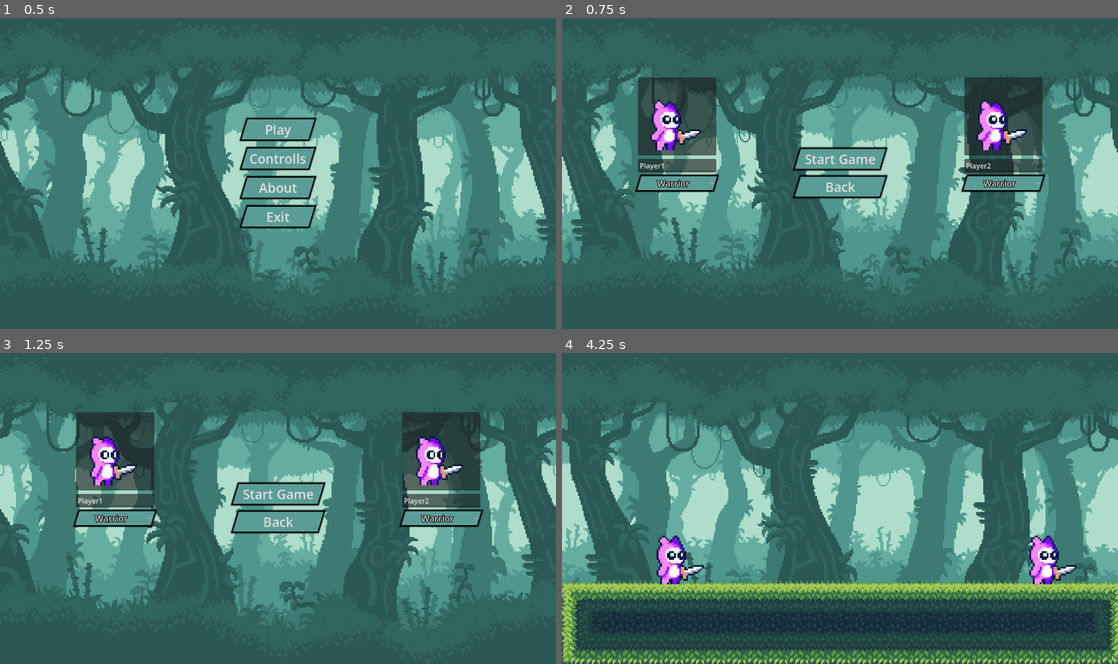
Above: before the commit, frames 1-4 (two rows, left to right).
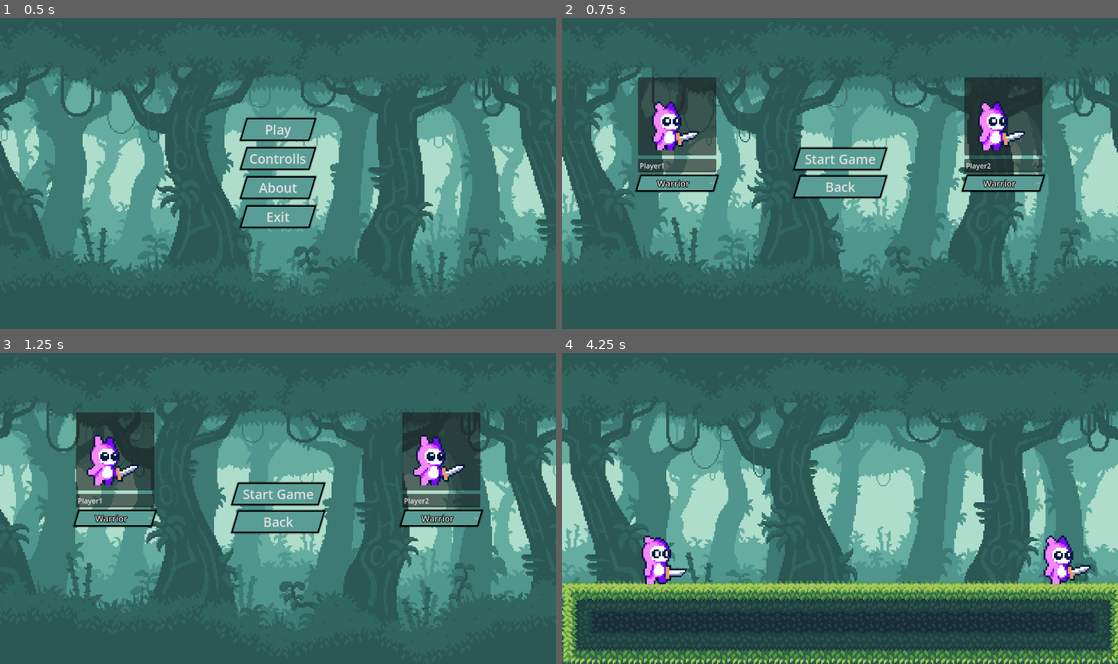
Above: after the commit, the same moments.

Repository: ParmarManthanrajsinh/Godot_4_game_Pookie_Fighters
Game: Godot game, scene res://scene/main_menu.tscn
The game is run twice, just before and just after one commit, with the same random seed, the same clock (stepped at 60 frames per second) and the same inputs.
Inputs:
- Up to frame 1 (0.5 s): no input
- Up to frame 2 (0.75 s): click "Play" at 0.5 s
- Up to frame 3 (1.25 s): no input
- Up to frame 4 (4.25 s): click "Start Game" at 1.25 s; hold A (P1_move_right) 2.03-3.53 s; tap Right (P2_move_left) at 2.1, 3.6 s; tap W (P1_jump) at 2.27, 3.02 s; tap Left (P2_move_right) at 2.85 s; hold D (P1_move_left) from 3.53 s (still down)

Frame 1 is identical in both runs. In frame 2, 0.8% of the frame differs, in the area x 15-84%, y 26-42%; in frame 3, 0.8%; in frame 4, 2.3%, in the area x 14-96%, y 58-75%.

Commit message:
Added Player Animation
only added warrior  animation

Diff:
--- a/Script/Player_selection.gd
+++ b/Script/Player_selection.gd
@@ -8,10 +8,10 @@
 	# Initialize starting selected character
 	var warr1 = warrier.instantiate()
 	get_node("Player1/Panel").add_child(warr1)
-	warr1.play()
+	warr1.play("Idle")
 	var warr2 = warrier.instantiate()
 	get_node("Player2/Panel").add_child(warr2)
-	warr2.play()
+	warr2.play("Idle")
 
 func _on_player_1_type_item_selected(index) -> void:
 	# Setting the player1_type for character properties in the player1 scene
@@ -27,15 +27,15 @@
 		0:
 			var warr = warrier.instantiate()
 			get_node("Player1/Panel").add_child(warr)
-			warr.play()
+			warr.play("Idle")
 		1:
 			var spee = speedster.instantiate()
 			get_node("Player1/Panel").add_child(spee)
-			spee.play()
+			spee.play("Idle")
 		2:
 			var ta = tank.instantiate()
 			get_node("Player1/Panel").add_child(ta)
-			ta.play()
+			ta.play("Idle")
 
 
 func _on_player_2_type_item_selected(index) -> void:
@@ -52,15 +52,15 @@
 		0:
 			var warr = warrier.instantiate()
 			get_node("Player2/Panel").add_child(warr)
-			warr.play()
+			warr.play("Idle")
 		1:
 			var spee = speedster.instantiate()
 			get_node("Player2/Panel").add_child(spee)
-			spee.play()
+			spee.play("Idle")
 		2:
 			var ta = tank.instantiate()
 			get_node("Player2/Panel").add_child(ta)
-			ta.play()
+			ta.play("Idle")
 
 func _on_back_pressed() -> void:
 	# Send back to the main scene
--- a/Script/player_1.gd
+++ b/Script/player_1.gd
@@ -2,6 +2,7 @@
 
 
 const SPEED = 300.0
+const ACCELERATION = 250.0
 const JUMP_VELOCITY = -400.0
 
 # Get the gravity from the project settings to be synced with RigidBody nodes.
@@ -47,12 +48,25 @@
 	if direction == 1:
 		type.flip_h = false
 		type.offset.x = 0
-		velocity.x = direction * SPEED
+		velocity.x = direction * ACCELERATION
 	elif direction == -1:
 		type.flip_h = true
 		type.offset.x = -12
-		velocity.x = direction * SPEED
+		velocity.x = direction * ACCELERATION
 	else:
-		velocity.x = move_toward(velocity.x, 0, SPEED)
+		velocity.x = lerp(velocity.x,0.0,0.1)
 
+	# Play the correct animation based on the state.
+	if is_on_floor():
+		if int(abs(velocity.x)) > 0:  # Only play "Walk" if moving horizontally.
+			type.play("Walk")
+		else:
+			type.play("Idle")
+	else:
+		if velocity.y < 0:  # Jumping upward.
+			type.play("Jump")
+		else:  # Falling downward.
+			type.play("Fall")
+
+	velocity.x = clamp(velocity.x,-SPEED,SPEED)
 	move_and_slide()
--- a/Script/player_2.gd
+++ b/Script/player_2.gd
@@ -2,6 +2,7 @@
 
 
 const SPEED = 300.0
+const ACCELERATION = 250.0
 const JUMP_VELOCITY = -400.0
 
 # Get the gravity from the project settings to be synced with RigidBody nodes.
@@ -53,12 +54,25 @@
 	if direction == 1:
 		type.flip_h = false
 		type.offset.x = 0
-		velocity.x = direction * SPEED
+		velocity.x = direction * ACCELERATION
 	elif direction == -1:
 		type.flip_h = true
 		type.offset.x = -12
-		velocity.x = direction * SPEED
+		velocity.x = direction * ACCELERATION
 	else:
-		velocity.x = move_toward(velocity.x, 0, SPEED)
+		velocity.x = lerp(velocity.x,0.0,0.1)
 
+	# Play the correct animation based on the state.
+	if is_on_floor():
+		if int(abs(velocity.x)) > 0:  # Only play "Walk" if moving horizontally.
+			type.play("Walk")
+		else:
+			type.play("Idle")
+	else:
+		if velocity.y < 0:  # Jumping upward.
+			type.play("Jump")
+		else:  # Falling downward.
+			type.play("Fall")
+
+	velocity.x = clamp(velocity.x,-SPEED,SPEED)
 	move_and_slide()
--- a/scene/warrier.tscn
+++ b/scene/warrier.tscn
@@ -1,6 +1,24 @@
-[gd_scene load_steps=7 format=3 uid="uid://btu17ywuq44jy"]
+[gd_scene load_steps=23 format=3 uid="uid://btu17ywuq44jy"]
 
+[ext_resource type="Texture2D" uid="uid://c1538yfu4s2g7" path="res://Asset/character_1/Jump.png" id="1_dk6q3"]
 [ext_resource type="Texture2D" uid="uid://7no02yoc1l2r" path="res://Asset/character_1/Idle.png" id="1_ld062"]
+[ext_resource type="Texture2D" uid="uid://dxxgmm1ittlt0" path="res://Asset/character_1/Walk.png" id="3_pt3b5"]
+
+[sub_resource type="AtlasTexture" id="AtlasTexture_1aewt"]
+atlas = ExtResource("1_dk6q3")
+region = Rect2(168, 0, 42, 42)
+
+[sub_resource type="AtlasTexture" id="AtlasTexture_ch45j"]
+atlas = ExtResource("1_dk6q3")
+region = Rect2(210, 0, 42, 42)
+
+[sub_resource type="AtlasTexture" id="AtlasTexture_dxa8i"]
+atlas = ExtResource("1_dk6q3")
+region = Rect2(252, 0, 42, 42)
+
+[sub_resource type="AtlasTexture" id="AtlasTexture_72yw8"]
+atlas = ExtResource("1_dk6q3")
+region = Rect2(294, 0, 42, 42)
 
 [sub_resource type="AtlasTexture" id="AtlasTexture_i1pef"]
 atlas = ExtResource("1_ld062")
@@ -18,8 +36,65 @@
 atlas = ExtResource("1_ld062")
 region = Rect2(126, 0, 42, 42)
 
+[sub_resource type="AtlasTexture" id="AtlasTexture_uqkj5"]
+atlas = ExtResource("1_dk6q3")
+region = Rect2(0, 0, 42, 42)
+
+[sub_resource type="AtlasTexture" id="AtlasTexture_gqxte"]
+atlas = ExtResource("1_dk6q3")
+region = Rect2(42, 0, 42, 42)
+
+[sub_resource type="AtlasTexture" id="AtlasTexture_24fcd"]
+atlas = ExtResource("1_dk6q3")
+region = Rect2(84, 0, 42, 42)
+
+[sub_resource type="AtlasTexture" id="AtlasTexture_o0hqd"]
+atlas = ExtResource("1_dk6q3")
+region = Rect2(126, 0, 42, 42)
+
+[sub_resource type="AtlasTexture" id="AtlasTexture_spxjo"]
+atlas = ExtResource("3_pt3b5")
+region = Rect2(0, 0, 42, 42)
+
+[sub_resource type="AtlasTexture" id="AtlasTexture_6so5b"]
+atlas = ExtResource("3_pt3b5")
+region = Rect2(42, 0, 42, 42)
+
+[sub_resource type="AtlasTexture" id="AtlasTexture_bhyi3"]
+atlas = ExtResource("3_pt3b5")
+region = Rect2(84, 0, 42, 42)
+
+[sub_resource type="AtlasTexture" id="AtlasTexture_83yak"]
+atlas = ExtResource("3_pt3b5")
+region = Rect2(126, 0, 42, 42)
+
+[sub_resource type="AtlasTexture" id="AtlasTexture_u5xcj"]
+atlas = ExtResource("3_pt3b5")
+region = Rect2(168, 0, 42, 42)
+
+[sub_resource type="AtlasTexture" id="AtlasTexture_bg7gm"]
+atlas = ExtResource("3_pt3b5")
+region = Rect2(210, 0, 42, 42)
+
 [sub_resource type="SpriteFrames" id="SpriteFrames_u7mn5"]
 animations = [{
+"frames": [{
+"duration": 1.0,
+"texture": SubResource("AtlasTexture_1aewt")
+}, {
+"duration": 1.0,
+"texture": SubResource("AtlasTexture_ch45j")
+}, {
+"duration": 1.0,
+"texture": SubResource("AtlasTexture_dxa8i")
+}, {
+"duration": 1.0,
+"texture": SubResource("AtlasTexture_72yw8")
+}],
+"loop": false,
+"name": &"Fall",
+"speed": 5.0
+}, {
 "frames": [{
 "duration": 1.0,
 "texture": SubResource("AtlasTexture_i1pef")
@@ -36,12 +111,52 @@
 "loop": true,
 "name": &"Idle",
 "speed": 5.0
+}, {
+"frames": [{
+"duration": 1.0,
+"texture": SubResource("AtlasTexture_uqkj5")
+}, {
+"duration": 1.0,
+"texture": SubResource("AtlasTexture_gqxte")
+}, {
+"duration": 1.0,
+"texture": SubResource("AtlasTexture_24fcd")
+}, {
+"duration": 1.0,
+"texture": SubResource("AtlasTexture_o0hqd")
+}],
+"loop": false,
+"name": &"Jump",
+"speed": 5.0
+}, {
+"frames": [{
+"duration": 1.0,
+"texture": SubResource("AtlasTexture_spxjo")
+}, {
+"duration": 1.0,
+"texture": SubResource("AtlasTexture_6so5b")
+}, {
+"duration": 1.0,
+"texture": SubResource("AtlasTexture_bhyi3")
+}, {
+"duration": 1.0,
+"texture": SubResource("AtlasTexture_83yak")
+}, {
+"duration": 1.0,
+"texture": SubResource("AtlasTexture_u5xcj")
+}, {
+"duration": 1.0,
+"texture": SubResource("AtlasTexture_bg7gm")
+}],
+"loop": true,
+"name": &"Walk",
+"speed": 5.0
 }]
 
 [node name="Warrier" type="AnimatedSprite2D"]
 position = Vector2(88, 84)
 scale = Vector2(4, 4)
 sprite_frames = SubResource("SpriteFrames_u7mn5")
-animation = &"Idle"
-frame = 2
-frame_progress = 0.0307859
+animation = &"Jump"
+frame = 3
+frame_progress = 1.0
